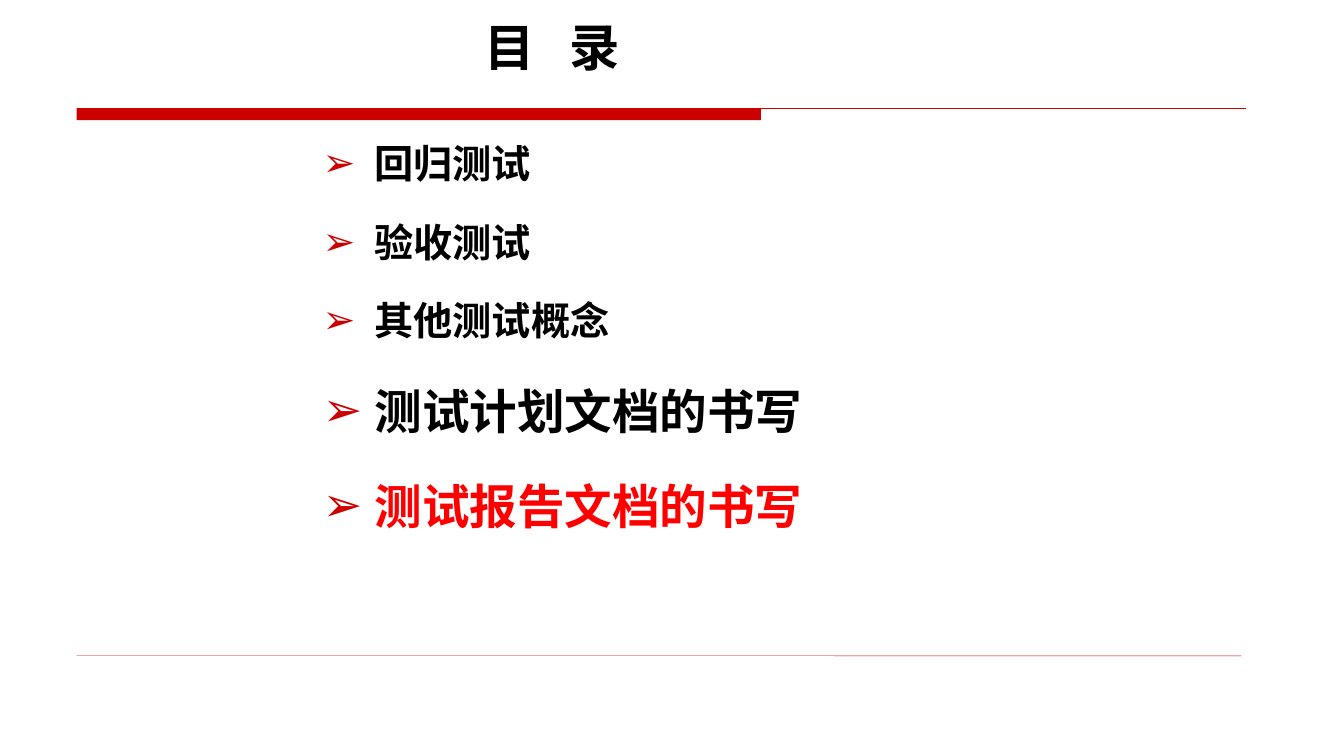
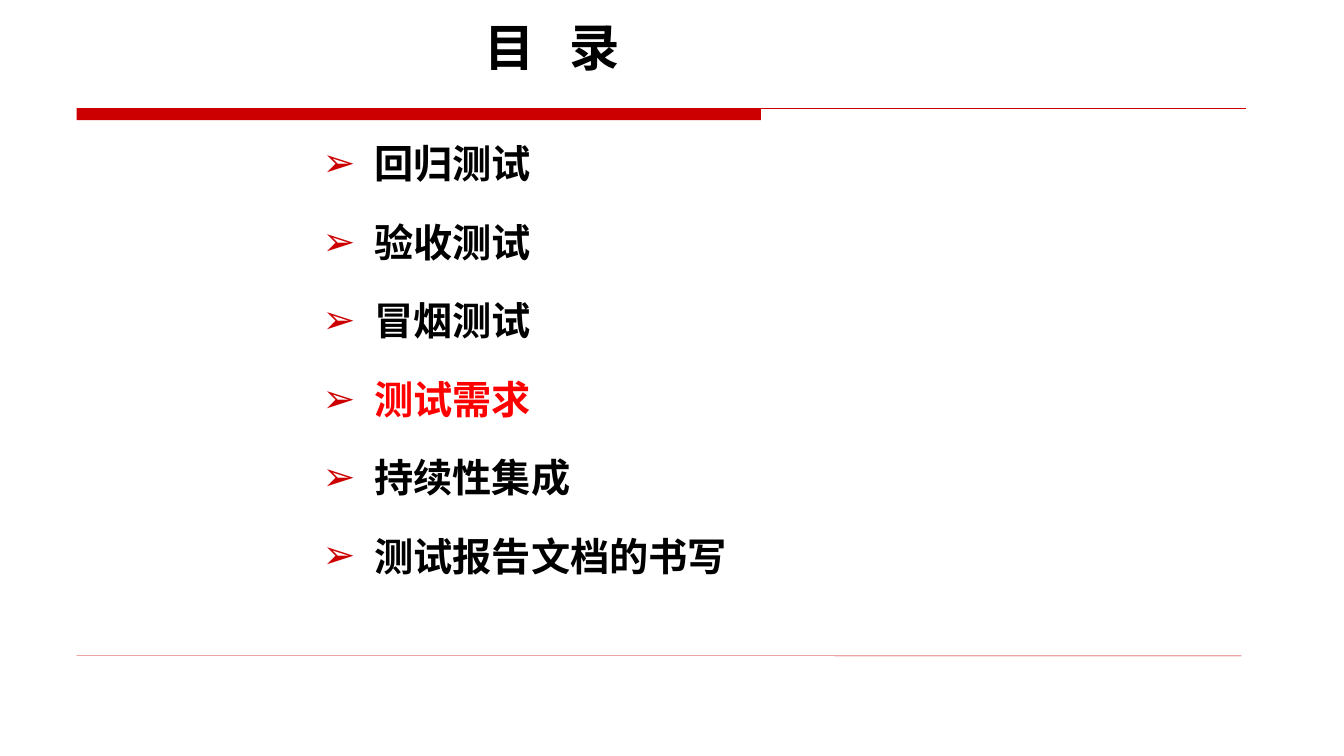
Before and after one commit to edu2act/course-foundation-software-tesing, a slide deck: slide 12 of materials/slides/11.1.pptx (slide 30 before the commit). Drawn at 1344x756 pixels with LibreOffice and Linux fonts; fonts in the diff are those of the drawing. Boxes give left, top, right and bottom in pixels: in the first picture for what was removed or moved away, otherwise in the second. Text is boxed around its words. In the diff, an @@ line names an element or a change of style, - is before the commit and + after.

Commit message:
验收测试

```diff
--- a/materials/slides/11.1.pptx
+++ b/materials/slides/11.1.pptx
@@ text at [375,302,571,496]: text changed; size 34 to 28 pt @@
-➢ 其他测试概念
-➢ 测试计划文档的书写
+➢ 冒烟测试
+➢ 测试需求
+➢ 持续性集成
@@ text at [375,537,727,575]: size 34 to 28 pt, text colour #FF0000 to #000000 in "测试报告文档的书写"; less space between paragraphs @@
```
Also in this commit, not shown: 7 other slides changed, 3 slides added, 14 slides removed.
